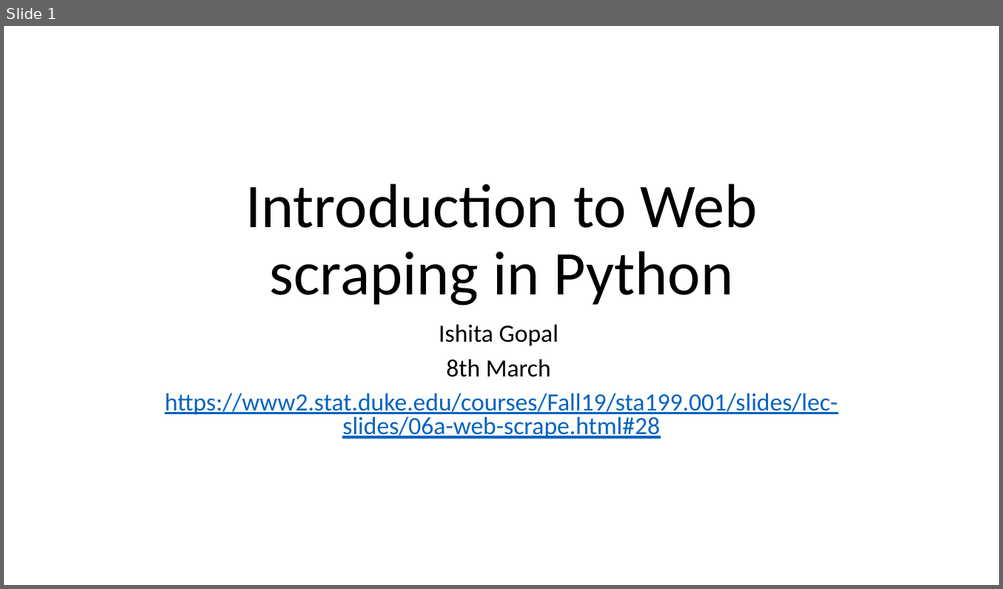
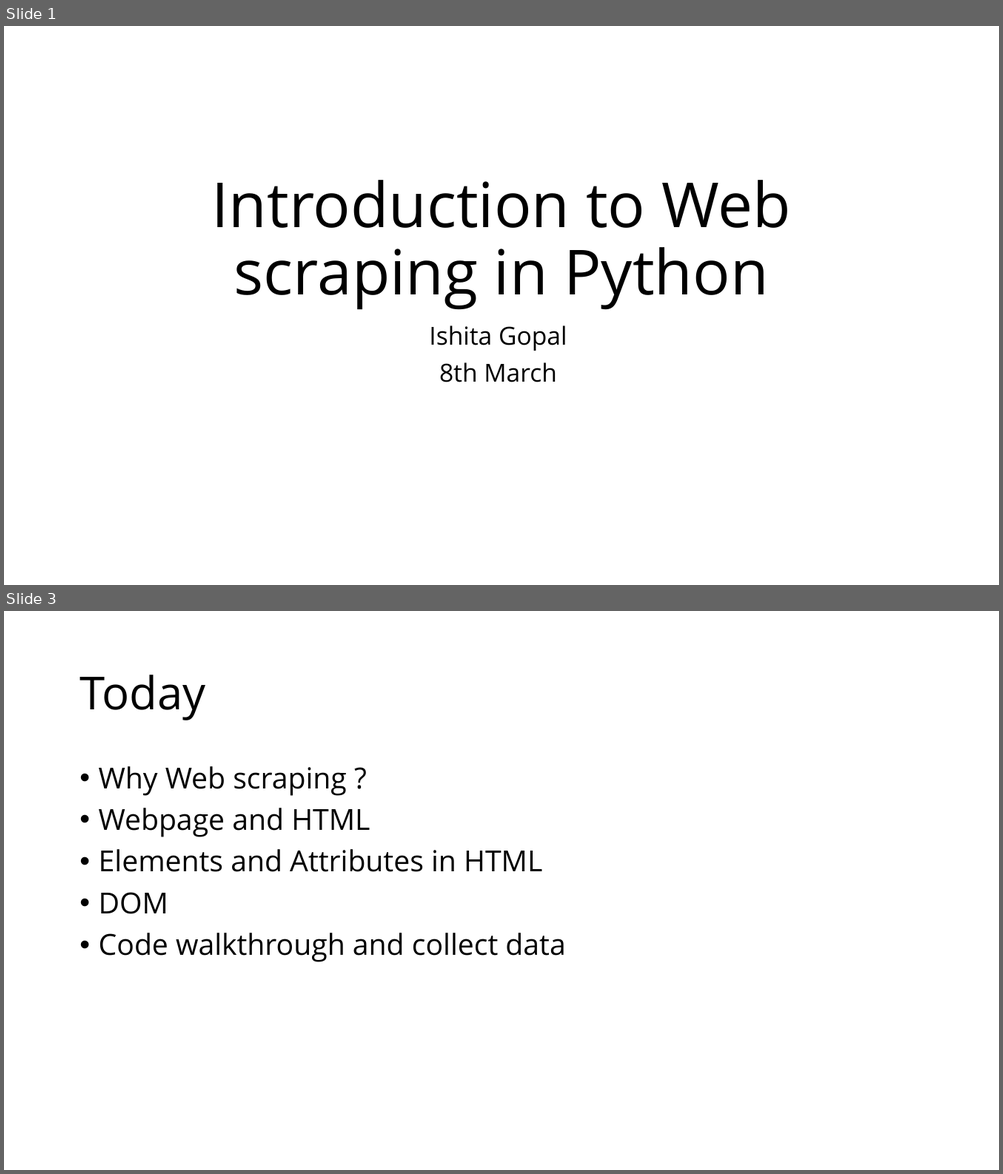
Before and after one commit to IshitaGopal/TRIADS_workshops, a slide deck: intro_to_web_scraping/intro_web_scraping_python.pptx. Shown one above the other, each under a label of ours: slide 1 before the commit, slides 1 and 3 after it; the slides between them are not shown. The pictures are 1003x589 and 1003x1174 pixels, drawn with LibreOffice and Linux fonts; fonts in the diff are those of the drawing. Boxes give left, top, right and bottom in pixels: in the first picture for what was removed or moved away, otherwise in the second. Text is boxed around its words. In the diff, an @@ line names an element or a change of style, - is before the commit and + after.

```diff
--- a/intro_to_web_scraping/intro_web_scraping_python.pptx
+++ b/intro_to_web_scraping/intro_web_scraping_python.pptx
@@ slide 3 added at <box>4,611,999,1170</box>, background #FFFFFF @@
@@ title added at <box>79,675,205,721</box>, 44 pt, text #000000 @@
+Today
@@ text added at <box>99,766,565,963</box>, 28 pt, text #000000 @@
+• Why Web scraping ?
+• Webpage and HTML
+• Elements and Attributes in HTML
+• DOM
+• Code walkthrough and collect data
@@ slide 1 changed as well @@
@@ title "Introduction to Web scraping in ..." at <box>212,180,791,310</box>: font Calibri to Open Sans @@
@@ subtitle "Ishita Gopal" at <box>429,326,566,383</box>: font Calibri to Open Sans; line spacing 0.8 to 0.9 @@
@@ subtitle at <box>165,393,837,439</box>: paragraph removed @@
-https://www2.stat.duke.edu/courses/Fall19/sta199.001/slides/lec-slides/06a-web-scrape.html#28
```
Also in this commit, not shown: 3 other slides changed, 9 other slides added, 3 slides removed, 26 other files.
